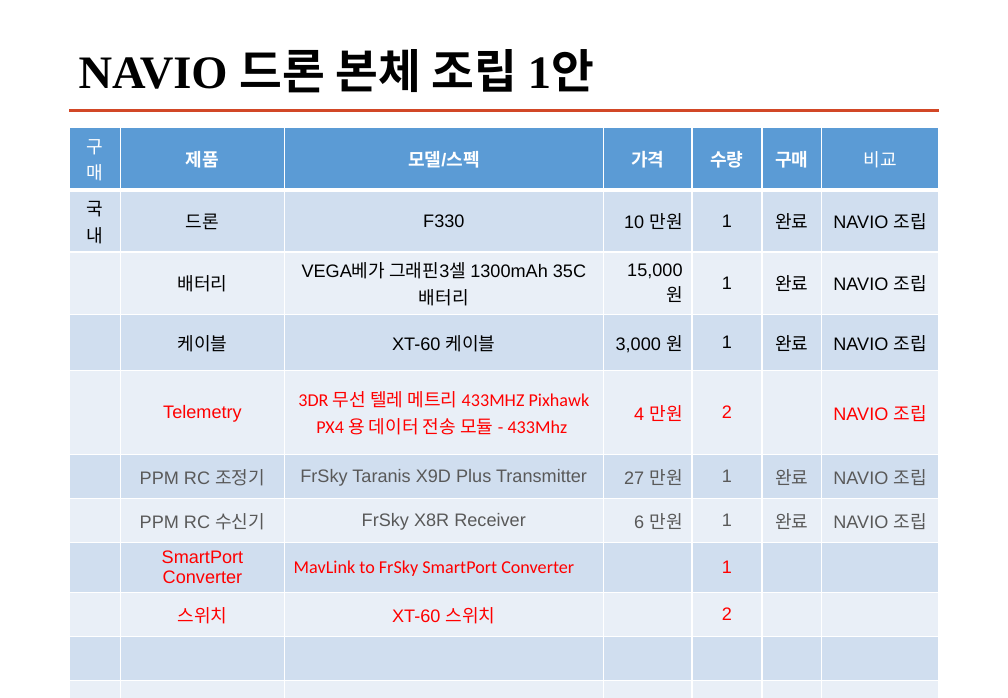
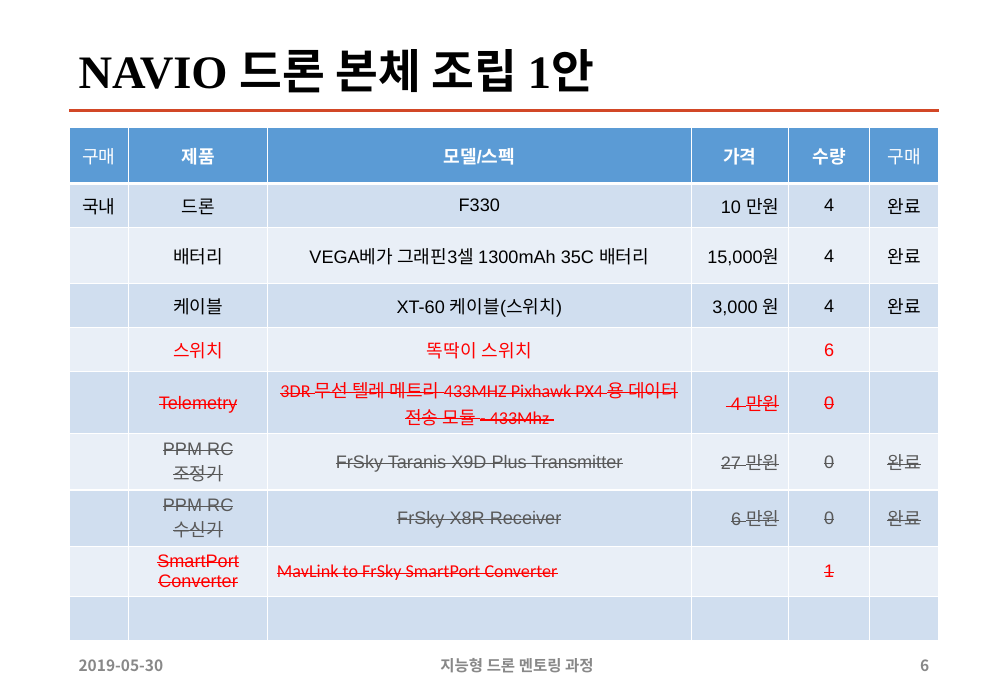
Before and after one commit to sunabove/autopilot_doc, a slide deck: slide 6 of 120 구매/108 2차 지능형 드론 멘토링 HW 구매 목록 19년 6월 V1.2.1.pptx. Drawn at 1008x698 pixels with LibreOffice and Linux fonts; fonts in the diff are those of the drawing. Boxes give left, top, right and bottom in pixels: in the first picture for what was removed or moved away, otherwise in the second. Text is boxed around its words. In the diff, an @@ line names an element or a change of style, - is before the commit and + after.

```diff
--- a/120 구매/108 2차 지능형 드론 멘토링 HW 구매 목록 19년 6월 V1.2.1.pptx
+++ b/120 구매/108 2차 지능형 드론 멘토링 HW 구매 목록 19년 6월 V1.2.1.pptx
@@ table at [69,128,938,598] @@
-구매 | 제품 | 모델/스펙 | 가격 | 수량 | 구매 | 비교
-국내 | 드론 | F330 | 10 만원 | 1 | 완료 | NAVIO 조립
- | 배터리 | VEGA베가 그래핀3셀 1300mAh 35C 배터리 | 15,000원 | 1 | 완료 | NAVIO 조립
- | 케이블 | XT-60 케이블 | 3,000 원 | 1 | 완료 | NAVIO 조립
- | Telemetry | 3DR 무선 텔레 메트리 433MHZ Pixhawk PX4 용 데이터 전송 모듈 - 433Mhz | 4 만원 | 2 |  | NAVIO 조립
- | PPM RC 조정기 | FrSky Taranis X9D Plus Transmitter | 27 만원 | 1 | 완료 | NAVIO 조립
- | PPM RC 수신기 | FrSky X8R Receiver | 6 만원 | 1 | 완료 | NAVIO 조립
- | SmartPort Converter | MavLink to FrSky SmartPort Converter |  | 1 |  | 
- | 스위치 | XT-60 스위치 |  | 2 |  | 
- |  |  |  |  |  | 
- |  |  |  |  |  | 
+구매 | 제품 | 모델/스펙 | 가격 | 수량 | 구매
+국내 | 드론 | F330 | 10 만원 | 4 | 완료
+ | 배터리 | VEGA베가 그래핀3셀 1300mAh 35C 배터리 | 15,000원 | 4 | 완료
+ | 케이블 | XT-60 케이블(스위치) | 3,000 원 | 4 | 완료
+ | 스위치 | 똑딱이 스위치 |  | 6 | 
+ | Telemetry | 3DR 무선 텔레 메트리 433MHZ Pixhawk PX4 용 데이터 전송 모듈 - 433Mhz | 4 만원 | 0 | 
+ | PPM RC 조정기 | FrSky Taranis X9D Plus Transmitter | 27 만원 | 0 | 완료
+ | PPM RC 수신기 | FrSky X8R Receiver | 6 만원 | 0 | 완료
+ | SmartPort Converter | MavLink to FrSky SmartPort Converter |  | 1 | 
+ |  |  |  |  | 
@@ text added at [79,659,164,671], 12 pt, text #888888, bold @@
+2019-05-30
@@ text added at [440,658,593,673], 12 pt, text #888888, bold @@
+지능형 드론 멘토링 과정
@@ page number added at [920,659,929,671], 12 pt, text #888888, bold @@
+6
```
Also in this commit, not shown: 2 other slides changed.
